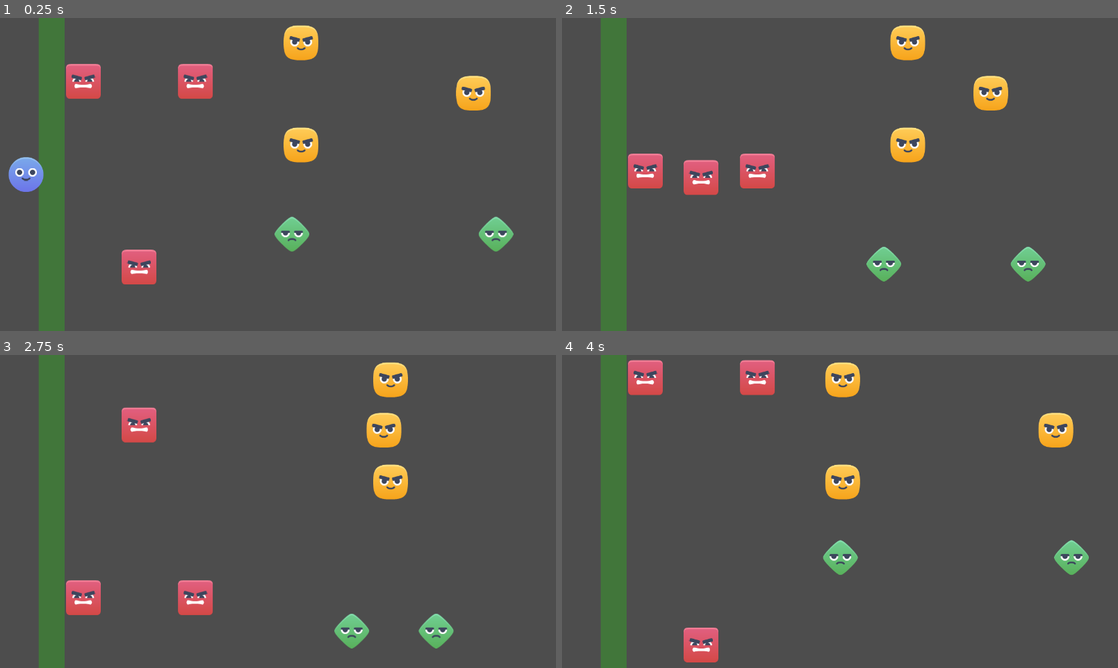
Above: before the commit, frames 1-4 (two rows, left to right).
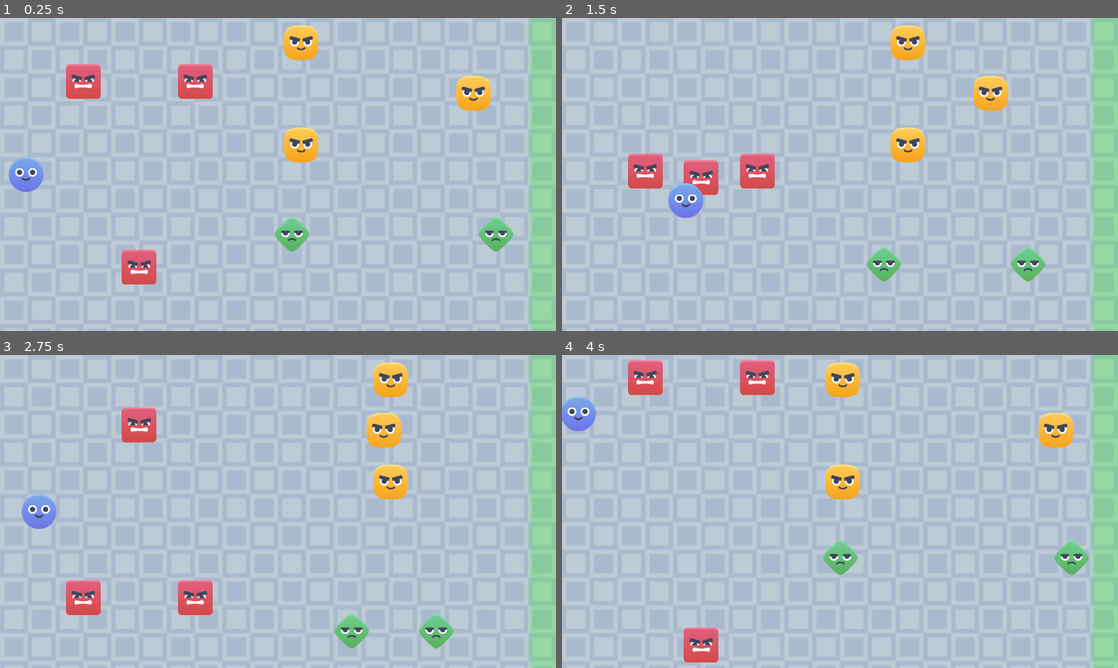
Above: after the commit, the same moments.

Repository: KaanAlpar/gint-danger-dodge
Game: Godot game, scene res://scenes/game.tscn
Same seed, same stepped clock (60 frames per second), same inputs: the game is played once before the commit and once after it.
Inputs:
- Up to frame 1 (0.25 s): no input
- Up to frame 2 (1.5 s): hold D (move_right) 0.53-1.28 s; hold S (move_down) from 1.28 s (still down)
- Up to frame 3 (2.75 s): release S (move_down) at 2.03 s; hold D (move_right) from 2.03 s (still down)
- Up to frame 4 (4 s): release D (move_right) at 2.78 s; hold W (move_up) 2.78-3.53 s; hold A (move_left) from 3.53 s (still down)

The runs differ from the first frame. In frame 1, 95% of the frame differs, in the area x 0-100%, y 0-100%; in frame 2, 95%; in frame 3, 95%; in frame 4, 95%.

Commit message:
Background & Text Label

Diff:
--- a/scenes/game.tscn
+++ b/scenes/game.tscn
@@ -2,6 +2,7 @@
 
 [ext_resource type="Script" uid="uid://dlhuv3ubm8ukt" path="res://scripts/game.gd" id="1_u5sy4"]
 [ext_resource type="PackedScene" uid="uid://benjpnel47dwy" path="res://scenes/player.tscn" id="1_uwrxv"]
+[ext_resource type="Texture2D" uid="uid://bphk0dmmq8m1e" path="res://assets/blue_bg.png" id="2_gee14"]
 [ext_resource type="PackedScene" uid="uid://bsfqp0qgpdevr" path="res://scenes/red_enemy.tscn" id="2_lnu2h"]
 [ext_resource type="PackedScene" uid="uid://cnqaw1aymitqy" path="res://scenes/wall.tscn" id="2_yqjtg"]
 [ext_resource type="PackedScene" uid="uid://dwfroms6n77yc" path="res://scenes/yellow_enemy.tscn" id="3_lbhrr"]
@@ -11,8 +12,22 @@
 [sub_resource type="RectangleShape2D" id="RectangleShape2D_yqjtg"]
 size = Vector2(799, 20)
 
+[sub_resource type="LabelSettings" id="LabelSettings_gee14"]
+font_size = 120
+outline_size = 12
+outline_color = Color(0, 0, 0, 1)
+
 [node name="Game" type="Node2D" unique_id=852591595]
 script = ExtResource("1_u5sy4")
+
+[node name="Background" type="Sprite2D" parent="." unique_id=1674520700]
+texture_repeat = 2
+scale = Vector2(2, 2)
+texture = ExtResource("2_gee14")
+centered = false
+region_enabled = true
+region_rect = Rect2(0, 0, 640, 360)
+metadata/_edit_lock_ = true
 
 [node name="Walls" type="Node2D" parent="." unique_id=1257621182]
 
@@ -37,7 +52,7 @@
 shape = SubResource("RectangleShape2D_yqjtg")
 
 [node name="WinArea" parent="." unique_id=1441771239 instance=ExtResource("6_p57ef")]
-position = Vector2(119, 361)
+position = Vector2(1251, 361)
 
 [node name="Enemies" type="Node2D" parent="." unique_id=596120121]
 
@@ -74,6 +89,17 @@
 [node name="Player" parent="." unique_id=9245583 instance=ExtResource("1_uwrxv")]
 position = Vector2(60, 360)
 
+[node name="YouWinLabel" type="Label" parent="." unique_id=1307732221]
+visible = false
+offset_left = 385.0
+offset_top = 235.0
+offset_right = 893.0
+offset_bottom = 400.0
+text = "You Win!"
+label_settings = SubResource("LabelSettings_gee14")
+horizontal_alignment = 1
+vertical_alignment = 1
+
 [connection signal="body_entered" from="WinArea" to="." method="_on_win_area_body_entered"]
 
 [editable path="Walls/Wall3"]
--- a/scripts/game.gd
+++ b/scripts/game.gd
@@ -3,3 +3,4 @@
 func _on_win_area_body_entered(body: Node2D) -> void:
 	if body is Player:
 		body.queue_free()
+		$YouWinLabel.visible = true
